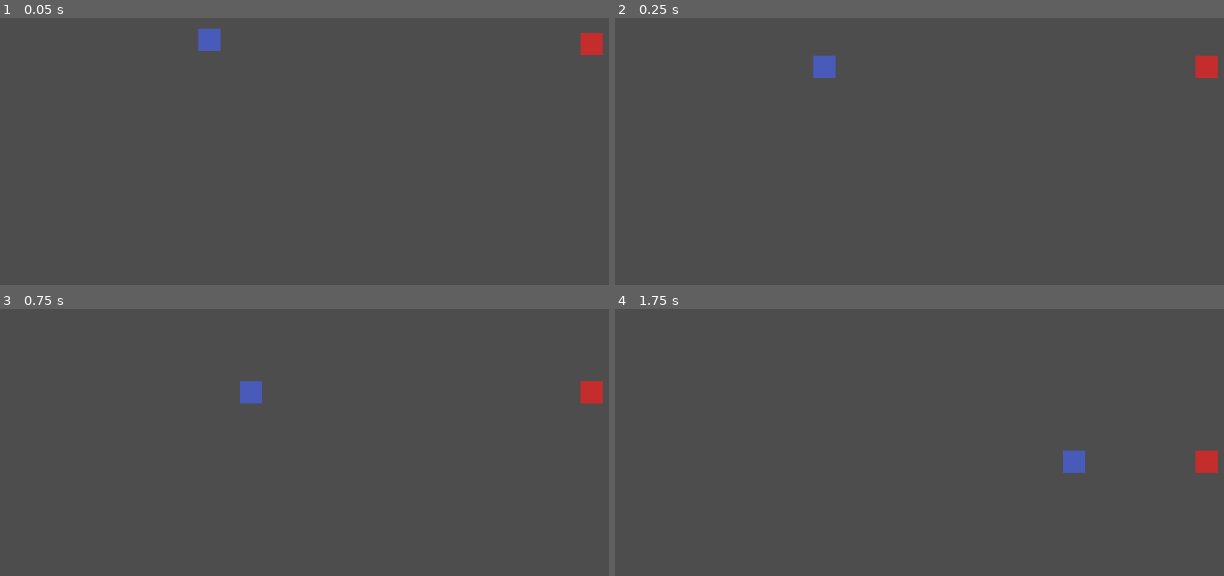
Above: before the commit, frames 1-4 (two rows, left to right).
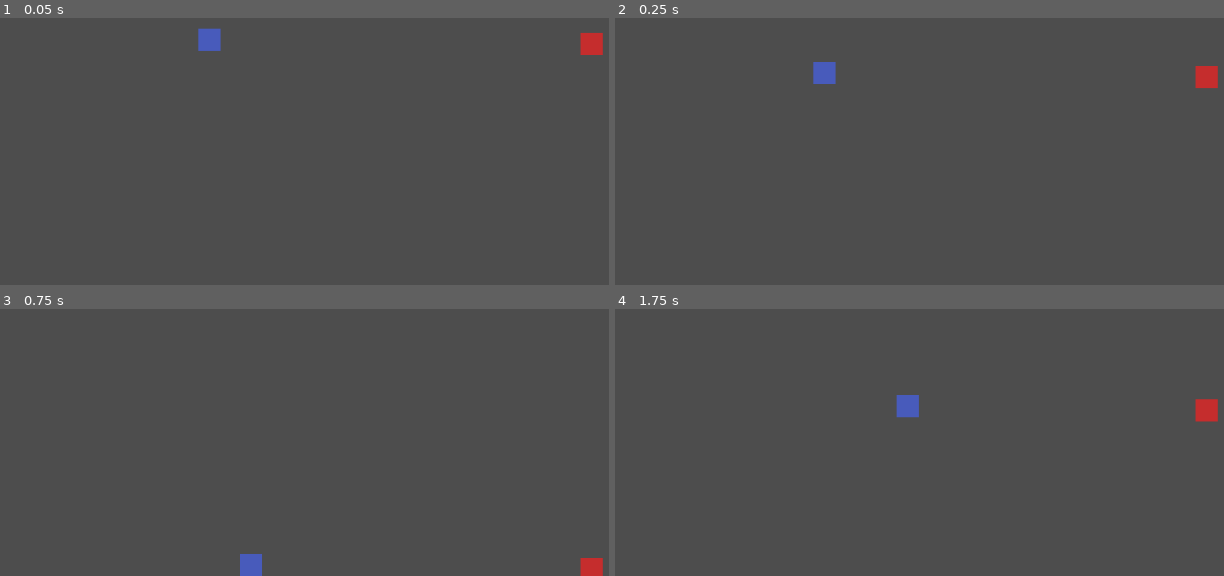
Above: after the commit, the same moments.

Repository: MatiasMy/SnowFlakeJam25
Game: Godot game, scene res://scenes/Game.tscn
The game is run twice, just before and just after one commit, with the same random seed, the same clock (stepped at 60 frames per second) and the same inputs.
Inputs:
- Up to frame 1 (0.05 s): no input
- Up to frame 2 (0.25 s): no input
- Up to frame 3 (0.75 s): hold D (right) from 0.53 s (still down)
- Up to frame 4 (1.75 s): keep holding D (right); tap W (up) at 0.77, 1.52 s

Frame 1 is identical in both runs. In frame 2, 0.5% of the frame differs, in the area x 32-100%, y 13-27%; in frame 3, 1.2%; in frame 4, 1.3%, in the area x 46-100%, y 32-62%.

Commit message:
tilermappen

Diff:
--- a/project_mirror/scenes/Game.tscn
+++ b/project_mirror/scenes/Game.tscn
@@ -1,13 +1,15 @@
-[gd_scene load_steps=6 format=3 uid="uid://drjijqr5tc8ne"]
+[gd_scene load_steps=5 format=3 uid="uid://drjijqr5tc8ne"]
 
 [ext_resource type="Script" uid="uid://0d7hdufjl82r" path="res://scripts/cameramovement.gd" id="1_cpr0p"]
 [ext_resource type="PackedScene" uid="uid://i5br82scl3wh" path="res://scenes/mirrored_boy.tscn" id="1_qbsmt"]
 [ext_resource type="PackedScene" uid="uid://7en87f806ogq" path="res://scenes/murder_place.tscn" id="2_78awf"]
 [ext_resource type="PackedScene" uid="uid://da3oxre7ja4qi" path="res://scenes/the_boy.tscn" id="2_cpr0p"]
 
-[sub_resource type="WorldBoundaryShape2D" id="WorldBoundaryShape2D_qbsmt"]
+[node name="Game" type="Node2D"]
 
-[node name="Game" type="Node2D"]
+[node name="TileMap" type="TileMap" parent="."]
+rendering_quadrant_size = 32
+format = 2
 
 [node name="Camera2D" type="Camera2D" parent="."]
 script = ExtResource("1_cpr0p")
@@ -20,8 +22,3 @@
 
 [node name="TheBoy" parent="." instance=ExtResource("2_cpr0p")]
 position = Vector2(-274, -36)
-
-[node name="StaticBody2D" type="StaticBody2D" parent="."]
-
-[node name="CollisionShape2D" type="CollisionShape2D" parent="StaticBody2D"]
-shape = SubResource("WorldBoundaryShape2D_qbsmt")
Not shown, changed: project_mirror/Assets/Textures/TileMap.png.import
Not shown, changed: project_mirror/assets/tempcharacter1.png.import
Not shown, changed: project_mirror/assets/tempcharacter2.png.import
